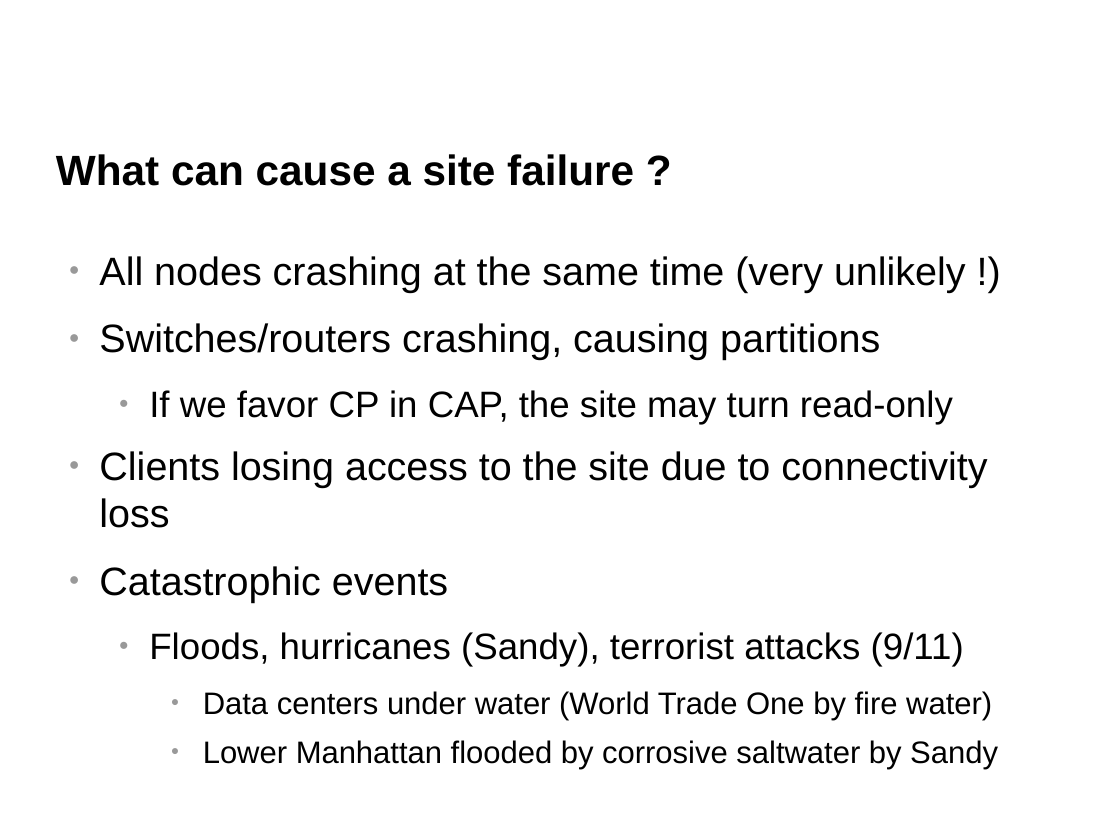
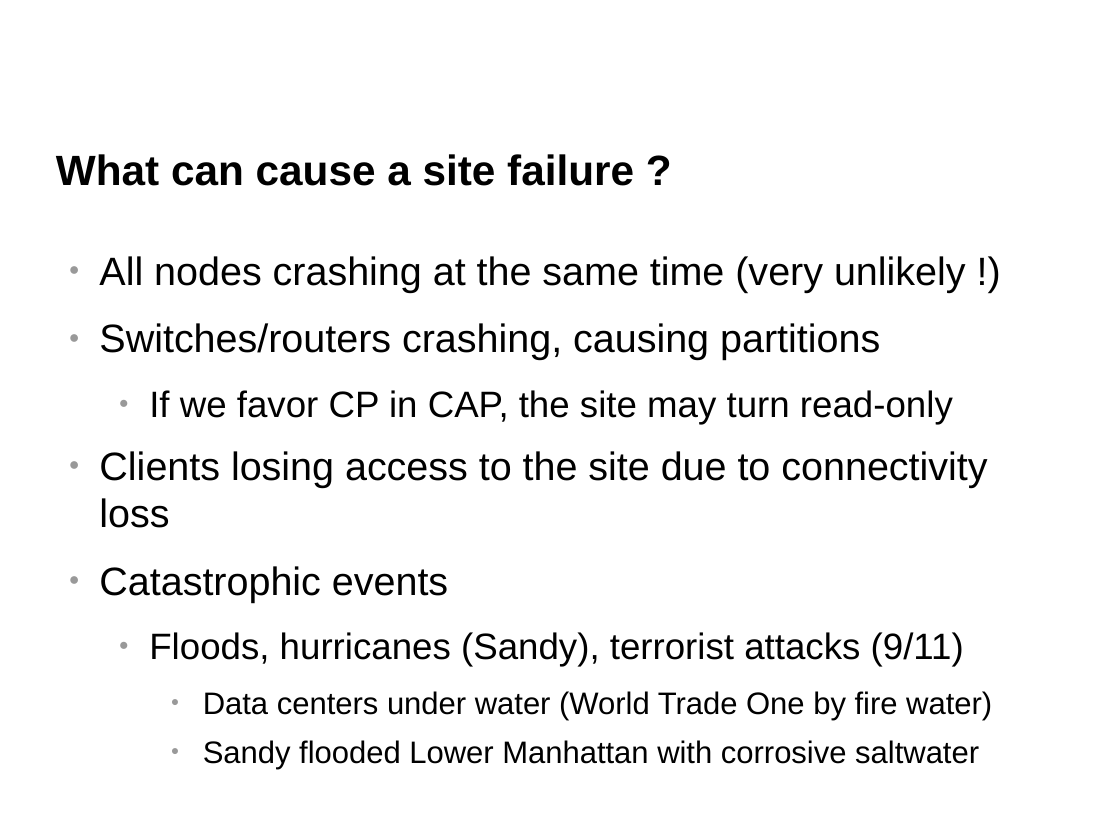
Before and after one commit to belaban/jdg-client, a slide deck: slide 8 of docs/xsite.odp. Drawn at 1120x840 pixels with LibreOffice and Linux fonts; fonts in the diff are those of the drawing; background and template pictures are left out. Boxes give left, top, right and bottom in pixels: in the first picture for what was removed or moved away, otherwise in the second. Text is boxed around its words. In the diff, an @@ line names an element or a change of style, - is before the commit and + after.

```diff
--- a/docs/xsite.odp
+++ b/docs/xsite.odp
@@ text at [203, 740, 979, 769]: text changed @@
-    ● Lower Manhattan flooded by corrosive saltwater by Sandy
+    ● Sandy flooded Lower Manhattan with corrosive saltwater
```
Also in this commit, not shown: 3 other slides changed, 1 slide added, 1 slide removed.
